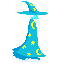
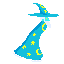
Layer changes from the first 64 × 64 image to the second:
added layer "Wizard_Jump_3" above "Wizard_Jump_2" over [13, 3, 59, 62]
moved "Wizard_Skate_5" into group "Skate" over [12, 1, 48, 61]
moved "Wizard_Skate_4" into group "Skate" over [12, 1, 48, 62]
moved "Wizard_Skate_3" into group "Skate" over [12, 1, 48, 62]
moved "Wizard_Skate_2" into group "Skate" over [12, 1, 48, 62]
moved "Wizard_Skate_1" into group "Skate" over [11, 1, 48, 62]
